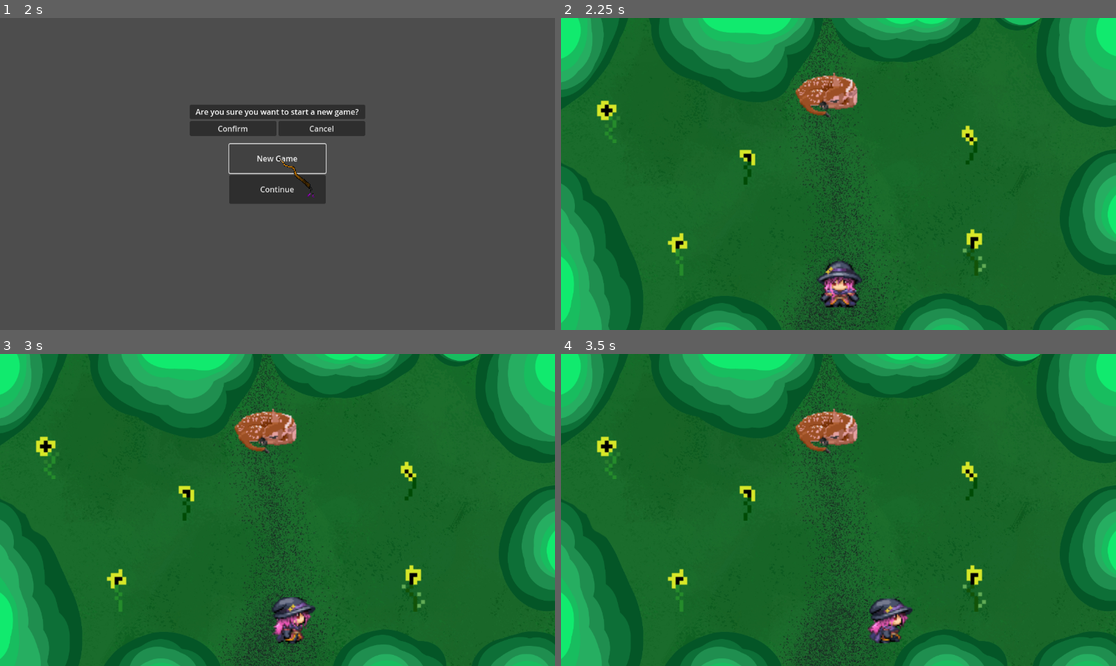
Above: before the commit, frames 1-4 (two rows, left to right).
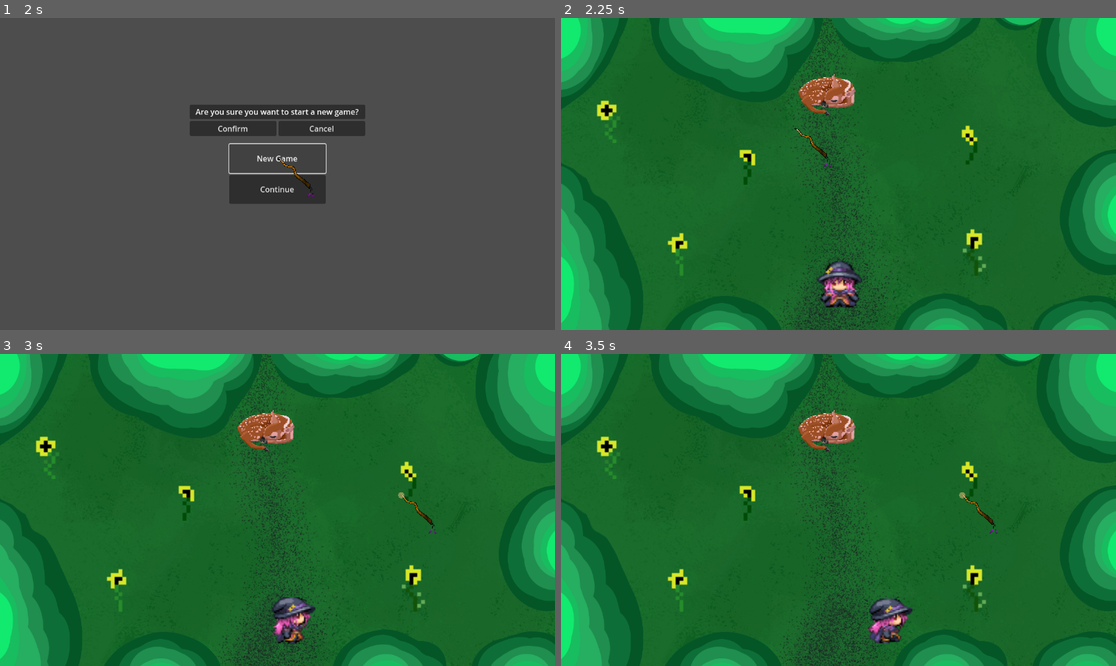
Above: after the commit, the same moments.

Repository: The-Witches-You-Know/witch-s-dream
Game: Godot game, scene res://packedscenes/Menu/menu_ui.tscn
Two runs of this game, one before a commit and one after it. Both use one fixed random seed, a clock stepped at 60 frames per second and the inputs below. The engine's default icon, where the game draws it, is replaced by a stand-in: a white triangle on a blue panel in a dark square.
Inputs (mouse positions are in pixels of both pictures, inside the frame that each line leads up to):
- Up to frame 1 (2 s): click "New Game" at 0.5 s; click "New Game" at 1.25 s
- Up to frame 2 (2.25 s): click "Confirm" at 2 s
- Up to frame 3 (3 s): tap Enter at 2.75 s; move the mouse to (399, 494) at 2.77 s; hold D (character_right) from 2.78 s (still down); click (399, 494) at 2.92 s
- Up to frame 4 (3.5 s): keep holding D (character_right)

Frame 1 is identical in both runs. In frame 2, 0.6% of the frame differs, in the area x 42-54%, y 17-48%; in frame 3, 0.7%, in the area x 42-79%, y 17-58%; in frame 4, 0.7%.

Commit message:
[WIP] flower1 setup

Diff:
--- a/Main.tscn
+++ b/Main.tscn
@@ -18,9 +18,10 @@
 [ext_resource type="PackedScene" uid="uid://dpn3yycnujsm5" path="res://packedscenes/dialogue_option.tscn" id="10_a7co6"]
 [ext_resource type="Texture2D" uid="uid://d3trt17hd66lk" path="res://sprites/ferret.png" id="10_r6mbt"]
 [ext_resource type="Script" path="res://scripts/interactables/deer.gd" id="14_350qi"]
-[ext_resource type="Texture2D" uid="uid://dn2cwcor5ife7" path="res://sprites/deer_downscaled.png" id="19_gb8gi"]
+[ext_resource type="Texture2D" uid="uid://ps1ghvwb0nxw" path="res://sprites/zy0ne17e3qla12.png" id="14_r3a4n"]
 [ext_resource type="PackedScene" uid="uid://i7v0l68exofs" path="res://packedscenes/LevelComponents/new_area.tscn" id="20_g5xpi"]
 [ext_resource type="PackedScene" uid="uid://crrsi7b34ay5v" path="res://packedscenes/Levels/temp_scene_2.tscn" id="21_r08me"]
+[ext_resource type="PackedScene" uid="uid://dwobw7v4vtcd" path="res://packedscenes/Menu/cursor.tscn" id="22_flxl7"]
 
 [sub_resource type="RectangleShape2D" id="RectangleShape2D_0nwkf"]
 size = Vector2(55, 58)
@@ -317,7 +318,7 @@
 [sub_resource type="LabelSettings" id="LabelSettings_dauba"]
 font_size = 22
 
-[node name="Node2D" type="Node2D"]
+[node name="Node2D2" type="Node2D"]
 position = Vector2(531, 200)
 
 [node name="Background" type="CanvasGroup" parent="."]
@@ -524,19 +525,23 @@
 z_index = -1
 offset_left = 225.0
 offset_top = -150.0
-offset_right = 525.0
-offset_bottom = 150.0
+offset_right = 825.0
+offset_bottom = 450.0
+scale = Vector2(0.5, 0.5)
 texture = ExtResource("10_r6mbt")
 
 [node name="Deer" parent="." instance=ExtResource("3_gwnuu")]
 position = Vector2(24, -39)
+scale = Vector2(0.02, 0.02)
 script = ExtResource("14_350qi")
-defaultSprite = ExtResource("19_gb8gi")
+defaultSprite = ExtResource("14_r3a4n")
 
 [node name="NewArea" parent="." instance=ExtResource("20_g5xpi")]
 position = Vector2(44, 474)
 scale = Vector2(11.1916, -2.44544)
 next_scene = ExtResource("21_r08me")
+
+[node name="cursor" parent="." instance=ExtResource("22_flxl7")]
 
 [connection signal="area_entered" from="Player/PlayerTriggerArea" to="Player" method="_on_area_2d_area_entered"]
 [connection signal="area_exited" from="Player/PlayerTriggerArea" to="Player" method="_on_area_2d_area_exited"]
--- /dev/null
+++ b/packedscenes/Levels/flower1.tscn
@@ -0,0 +1,134 @@
+[gd_scene load_steps=17 format=3 uid="uid://oeli5ti0onn"]
+
+[ext_resource type="Texture2D" uid="uid://ci8geo6mpflai" path="res://sprites/cutting/flower1/herb-stem.png" id="1_2ymgj"]
+[ext_resource type="Script" path="res://scripts/flower-cutting/flower1.gd" id="1_61lin"]
+[ext_resource type="Texture2D" uid="uid://irug04ldqnm3" path="res://sprites/cutting/flower1/herb-berry.png" id="2_tu0aw"]
+[ext_resource type="Texture2D" uid="uid://cq2mund4sq7h7" path="res://sprites/cutting/flower1/herb-berry2.png" id="3_8q18p"]
+[ext_resource type="Texture2D" uid="uid://cab4dx4q3lf1m" path="res://sprites/cutting/flower1/herb-leaf1.png" id="4_vaglg"]
+[ext_resource type="Texture2D" uid="uid://b8m41ndodkltv" path="res://sprites/cutting/flower1/herb-leaf2.png" id="5_dup0o"]
+[ext_resource type="Texture2D" uid="uid://c7771j7f75pnq" path="res://sprites/cutting/flower1/herb-leaf4.png" id="6_6pfwg"]
+[ext_resource type="Texture2D" uid="uid://8wikl465mgwl" path="res://sprites/cutting/flower1/herb-leaf3.png" id="7_w3ot2"]
+
+[sub_resource type="RectangleShape2D" id="RectangleShape2D_gidvx"]
+size = Vector2(5.25, 5)
+
+[sub_resource type="RectangleShape2D" id="RectangleShape2D_yttvp"]
+size = Vector2(5, 5)
+
+[sub_resource type="RectangleShape2D" id="RectangleShape2D_af30h"]
+size = Vector2(5, 5)
+
+[sub_resource type="RectangleShape2D" id="RectangleShape2D_e28yj"]
+size = Vector2(5, 5)
+
+[sub_resource type="RectangleShape2D" id="RectangleShape2D_wi2ir"]
+size = Vector2(2, 5)
+
+[sub_resource type="RectangleShape2D" id="RectangleShape2D_73g60"]
+size = Vector2(2, 6)
+
+[sub_resource type="RectangleShape2D" id="RectangleShape2D_l8w6u"]
+size = Vector2(2, 5)
+
+[sub_resource type="RectangleShape2D" id="RectangleShape2D_7ods5"]
+size = Vector2(2, 6)
+
+[node name="flower1" type="Node2D"]
+position = Vector2(548, 327)
+scale = Vector2(10, 10)
+script = ExtResource("1_61lin")
+
+[node name="stem" type="Sprite2D" parent="."]
+texture_filter = 1
+position = Vector2(0, -1)
+texture = ExtResource("1_2ymgj")
+
+[node name="berry1" type="Sprite2D" parent="stem"]
+position = Vector2(-7.5, -15.5)
+texture = ExtResource("2_tu0aw")
+
+[node name="berry2" type="Sprite2D" parent="stem"]
+position = Vector2(-2, -10.5)
+texture = ExtResource("3_8q18p")
+
+[node name="berry3" type="Sprite2D" parent="stem"]
+position = Vector2(5.5, -24.5)
+texture = ExtResource("2_tu0aw")
+
+[node name="berry4" type="Sprite2D" parent="stem"]
+position = Vector2(11.5, -25.5)
+texture = ExtResource("2_tu0aw")
+
+[node name="leaf1" type="Sprite2D" parent="stem"]
+position = Vector2(-11, 14.5)
+texture = ExtResource("4_vaglg")
+
+[node name="leaf2" type="Sprite2D" parent="stem"]
+position = Vector2(10, 18.5)
+texture = ExtResource("5_dup0o")
+
+[node name="leaf3" type="Sprite2D" parent="stem"]
+position = Vector2(14, -4.5)
+scale = Vector2(1, 1)
+texture = ExtResource("7_w3ot2")
+
+[node name="leaf4" type="Sprite2D" parent="stem"]
+position = Vector2(-6.5, 1)
+texture = ExtResource("6_6pfwg")
+
+[node name="berry1" type="Area2D" parent="."]
+
+[node name="CollisionShape2D" type="CollisionShape2D" parent="berry1"]
+position = Vector2(-7.625, -16.5)
+shape = SubResource("RectangleShape2D_gidvx")
+
+[node name="berry2" type="Area2D" parent="."]
+
+[node name="CollisionShape2D" type="CollisionShape2D" parent="berry2"]
+position = Vector2(-1.5, -11.5)
+shape = SubResource("RectangleShape2D_yttvp")
+
+[node name="berry3" type="Area2D" parent="."]
+
+[node name="CollisionShape2D" type="CollisionShape2D" parent="berry3"]
+position = Vector2(5.5, -25.5)
+shape = SubResource("RectangleShape2D_af30h")
+
+[node name="berry4" type="Area2D" parent="."]
+
+[node name="CollisionShape2D" type="CollisionShape2D" parent="berry4"]
+position = Vector2(11.5, -26.5)
+shape = SubResource("RectangleShape2D_e28yj")
+
+[node name="cut1" type="Area2D" parent="."]
+
+[node name="CollisionShape2D" type="CollisionShape2D" parent="cut1"]
+position = Vector2(-4, 9.5)
+shape = SubResource("RectangleShape2D_wi2ir")
+
+[node name="cut2" type="Area2D" parent="."]
+
+[node name="CollisionShape2D" type="CollisionShape2D" parent="cut2"]
+position = Vector2(4, 14)
+shape = SubResource("RectangleShape2D_73g60")
+
+[node name="cut3" type="Area2D" parent="."]
+
+[node name="CollisionShape2D" type="CollisionShape2D" parent="cut3"]
+position = Vector2(5, -1.5)
+shape = SubResource("RectangleShape2D_l8w6u")
+
+[node name="cut4" type="Area2D" parent="."]
+
+[node name="CollisionShape2D" type="CollisionShape2D" parent="cut4"]
+position = Vector2(1, -1)
+shape = SubResource("RectangleShape2D_7ods5")
+
+[connection signal="input_event" from="berry1" to="." method="_on_berry_1_input_event"]
+[connection signal="input_event" from="berry2" to="." method="_on_berry_2_input_event"]
+[connection signal="input_event" from="berry3" to="." method="_on_berry_3_input_event"]
+[connection signal="input_event" from="berry4" to="." method="_on_berry_4_input_event"]
+[connection signal="input_event" from="cut1" to="." method="_on_cut_1_input_event"]
+[connection signal="input_event" from="cut2" to="." method="_on_cut_2_input_event"]
+[connection signal="input_event" from="cut3" to="." method="_on_cut_3_input_event"]
+[connection signal="input_event" from="cut4" to="." method="_on_cut_4_input_event"]
--- /dev/null
+++ b/packedscenes/Levels/flower_cutting.tscn
@@ -0,0 +1,7 @@
+[gd_scene load_steps=2 format=3 uid="uid://dtliolk3yef2x"]
+
+[ext_resource type="PackedScene" uid="uid://dwobw7v4vtcd" path="res://packedscenes/Menu/cursor.tscn" id="1_73hrh"]
+
+[node name="flower_cutting" type="Node2D"]
+
+[node name="cursor" parent="." instance=ExtResource("1_73hrh")]
--- /dev/null
+++ b/scripts/flower-cutting/flower1.gd
@@ -0,0 +1,43 @@
+extends Node2D
+
+signal _on_successful_interaction()
+
+var flag_array = [true, true, true, true, true, true, true, true]
+
+func _on_berry_1_input_event(_viewport, event, _shape_idx):
+	handle_click(event, $stem/berry1, preload("res://sprites/cutting/flower1/herb-berry-gone.png"), 0, false)
+
+func _on_berry_2_input_event(_viewport, event, _shape_idx):
+	handle_click(event, $stem/berry2, preload("res://sprites/cutting/flower1/herb-berry2-gone.png"), 1, false)
+
+func _on_berry_3_input_event(_viewport, event, _shape_idx):
+	handle_click(event, $stem/berry3, preload("res://sprites/cutting/flower1/herb-berry-gone.png"), 2, false)
+
+func _on_berry_4_input_event(_viewport, event, _shape_idx):
+	handle_click(event, $stem/berry4, preload("res://sprites/cutting/flower1/herb-berry-gone.png"), 3, false)
+
+func _on_cut_1_input_event(_viewport, event, _shape_idx):
+	handle_click(event, $stem/leaf1, null, 4, true)
+
+func _on_cut_2_input_event(_viewport, event, _shape_idx):
+	handle_click(event, $stem/leaf2, null, 5, true)
+
+func _on_cut_3_input_event(_viewport, event, _shape_idx):
+	handle_click(event, $stem/leaf3, null, 6, true)
+
+func _on_cut_4_input_event(_viewport, event, _shape_idx):
+	handle_click(event, $stem/leaf4, null, 7, true)
+
+func handle_click(event, node, texture, id, animate):
+	if event is InputEventMouseButton and event.button_index == MOUSE_BUTTON_LEFT and event.is_pressed():
+		if(flag_array[id]):
+			if(animate):
+				var tween = get_tree().create_tween()
+				tween.tween_property(node, "position", node.position + Vector2(10, 15), 1).set_trans(Tween.TRANS_SINE).set_ease(Tween.EASE_IN_OUT)
+				tween.tween_property(node, "position", node.position + Vector2(-15, 20), 2).set_trans(Tween.TRANS_SINE).set_ease(Tween.EASE_IN_OUT)
+				tween.tween_property(node, "position", node.position + Vector2(20, 25), 2.5).set_trans(Tween.TRANS_SINE).set_ease(Tween.EASE_IN_OUT)
+				#tween.tween_callback(node.queue_free())
+			else:
+				node.texture = texture
+			flag_array[id] = true
+			_on_successful_interaction.emit()
Not shown: 1 places in Main.tscn that only renumber resources
Binary file added: sprites/cutting/flower1/herb-berry-gone.png
Not shown, added: sprites/cutting/flower1/herb-berry-gone.png.import
Binary file added: sprites/cutting/flower1/herb-berry.png
Not shown, added: sprites/cutting/flower1/herb-berry.png.import
Binary file added: sprites/cutting/flower1/herb-berry2-gone.png
Not shown, added: sprites/cutting/flower1/herb-berry2-gone.png.import
Binary file added: sprites/cutting/flower1/herb-berry2.png
Not shown, added: sprites/cutting/flower1/herb-berry2.png.import
Binary file added: sprites/cutting/flower1/herb-leaf1.png
Not shown, added: sprites/cutting/flower1/herb-leaf1.png.import
Binary file added: sprites/cutting/flower1/herb-leaf2.png
(and 7 more such lines)
